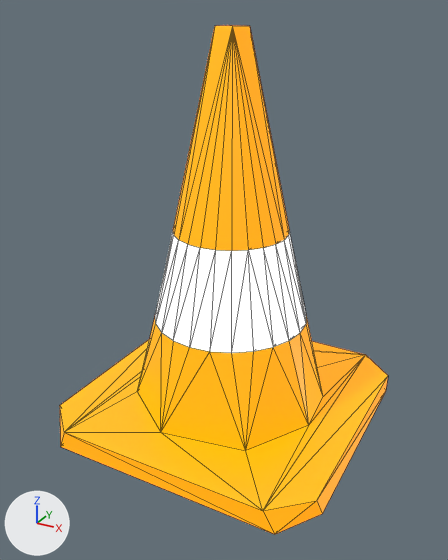
A saved change to the COLLADA model src/avone/worlds/models/orange_cone/meshes/cone_orange.dae.
Camera for both pictures: a 50 mm camera at (0.21, -0.393, 0.163) aimed at (0.001, -0.013, -0.027). Arrows for +X, +Y and +Z are at lower left; the lights stay in place. The picture after the commit comes second. Mesh edges are drawn as thin lines.

Names of what the first picture shows: 'node'.
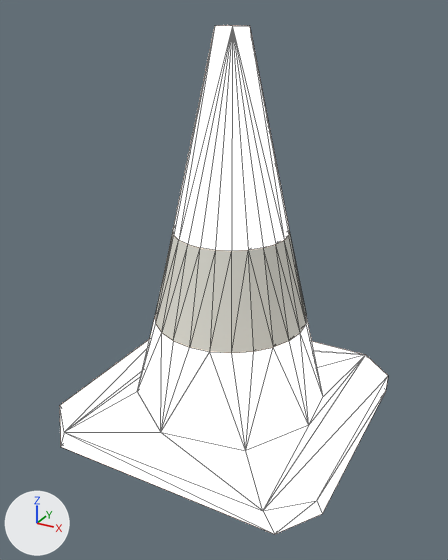
The newer file is also turned or shifted as a whole; pictures and numbers use the older file's frame.

What differs and where, as boxes (x1, y1, x2, y2) in the pictures (448 x 560 px):
'node', recoloured, surface changed (orange to white)
    both: (60, 25, 388, 534)

The change in detail:
Material 'Material_001' (mat_material_001) changes colour from orange #ff8e00 to orange #d17b41; in linear values from (1.0, 0.27, 0.0) to (0.64, 0.197, 0.0525).
In material 'Material_001' (mat_material_001), emission_color is no longer (1.0, 0.27, 0.0), orange #ff8e00.
In material 'Material_002' (mat_material_002), emission_strength is no longer 1.0.
